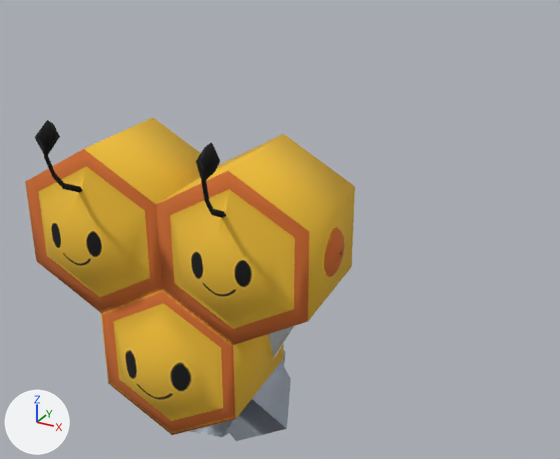
One commit to the glTF model public/scenery/mon/pm0415_00.glb: the scene before it, then after it.
Both versions are drawn from a 50 mm lens placed at (0.199, -0.582, 0.437), pointed at (-0.107, -0.026, 0.159). Lighting does not change. The marker at lower left points along +X, +Y and +Z. The first picture is the older version. Both versions are drawn at frame 48 of the action 'Idle'; the numbers are the values there. Vertices at exactly the same position are counted once.

Objects in the first picture: 'pm0415_00_mesh'.
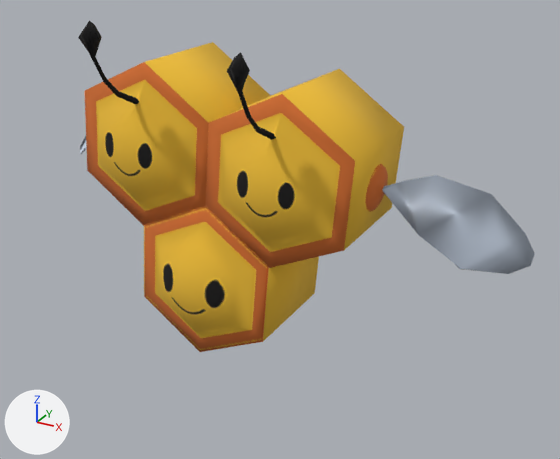
The change, as JSON lines over the scene's bpy script:
```json
{"block": "me_pm0415_00", "where": "# used by ob_pm0415_00_mesh; location = (0.0, 0.0, 0.0)"}
{"op": "remove", "block": "me_pm0415_00", "code": "me_pm0415_00.from_pydata(...)  # 367 vertices, 686 faces; spans x -0.287..-0.022, y -0.214..0.066, z -0.083..0.291"}
{"op": "add", "block": "me_pm0415_00", "code": "me_pm0415_00.from_pydata(...)  # 367 vertices, 686 faces; spans x -0.389..0.1, y -0.156..0.094, z 0.052..0.35"}
{"block": "me_pm0415_00", "change": "me_pm0415_00 part 1: the loose piece of 62 vertices spanning x -0.222..-0.087, y -0.168..0.04, z -0.002..0.144 is multiplied about its middle by the matrix ((0.992, 0.087, 0.087), (-0.087, 0.996, 0.0), (-0.087, -0.008, 0.996)), then moved by (0.009, 0.054, 0.053)"}
{"block": "me_pm0415_00", "change": "me_pm0415_00 part 2: 305 of 367 vertices moved; they spanned x -0.287..-0.022, y -0.214..0.066, z -0.083..0.291 and now span x -0.389..0.1, y -0.156..0.051, z 0.142..0.35; mean shift (0.012, 0.049, 0.073); largest move (-0.218, -0.025, -0.066) -> (0.022, 0.005, 0.223)"}
```

Pixel boxes (x1, y1, x2, y2) of what changed, in the pictures (560 x 459 px; the box of a moved part takes in the faces that stretch with it):
```json
{"object": "pm0415_00_mesh", "change": "reshaped", "before": [25, 117, 355, 441], "after": [78, 21, 535, 352], "on screen": "38% wider"}
{"part": 1, "of": "me_pm0415_00", "change": "moved or reshaped", "before": [101, 288, 284, 435], "after": [144, 206, 319, 352]}
{"part": 2, "of": "me_pm0415_00", "change": "moved or reshaped", "before": [25, 117, 355, 441], "after": [78, 21, 535, 274]}
```
